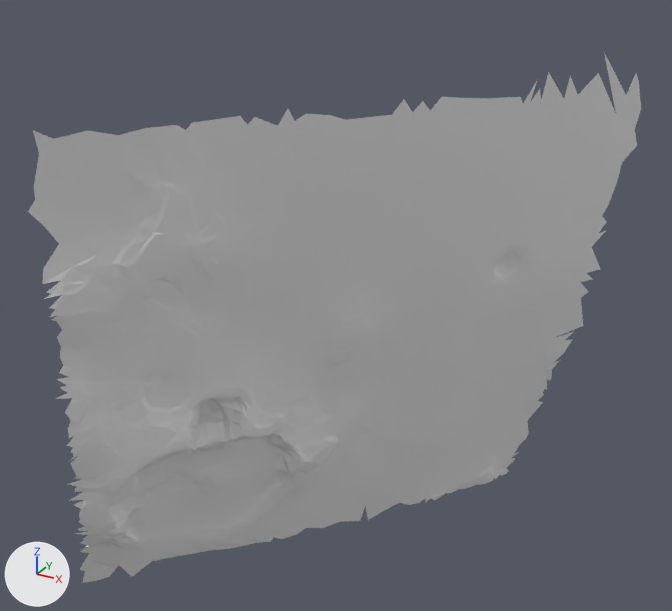
Two versions of the glTF model moon small_tiles/tile_251.glb, one commit apart.
One viewpoint serves both versions: a 50 mm camera at (25.77, -23.57, -3.51) aimed at (21.91, -16.55, -7.02). The lights are fixed; the arrows at lower left show +X, +Y and +Z. The picture after the commit comes second. Vertices at exactly the same position are counted once.

The first picture shows 't251'.
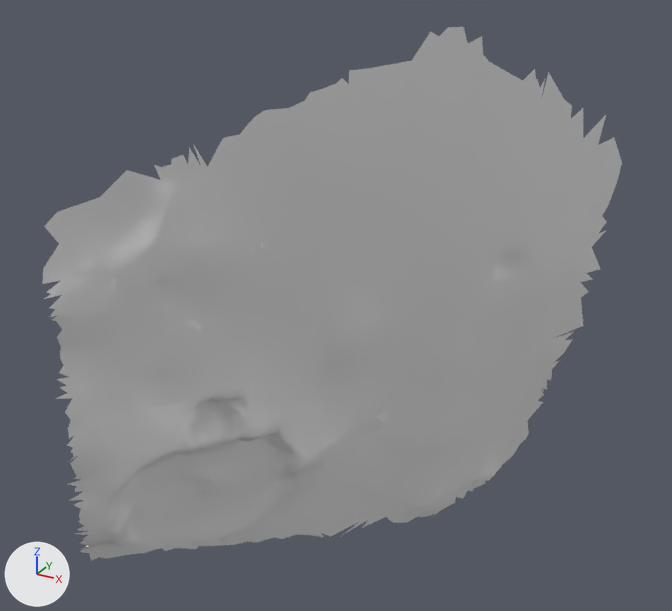
Changed parts and their boxes [x1, y1, x2, y2] in the pictures (672 x 611 px; the box of a moved part takes in the faces that stretch with it):
't251', reshaped
    before: [28, 53, 641, 583]
    after: [43, 27, 622, 561]
part 1 of me_t251, moved or reshaped
    before: [28, 53, 641, 226]
    after: [255, 27, 545, 126]
part 2 of me_t251, reshaped
    before: [80, 452, 518, 583]
    after: [297, 484, 483, 537]

The change in detail:
me_t251 is used by ob_t251; location (0.0, 0.0, 0.0).
me_t251 had 2873 vertices, 5526 faces and spanned x 19.9..24.13, y -19.11..-14.21, z -9.97..-4.7.
me_t251 now has 2904 vertices, 5586 faces and spans x 20.1..24.02, y -19.06..-14.3, z -10.3..-4.41.
Part 1, on me_t251:
34 vertices are removed from x 20.84..24.13, y -19.11..-14.77, z -5.62..-4.7.
66 faces are deleted.
35 vertices are added at x 22.06..23.53, y -17.88..-15.91, z -4.97..-4.41.
65 new faces join them.
Part 2, on me_t251:
46 vertices are removed from x 19.9..23.13, y -18.33..-14.21, z -9.96..-9.52.
89 faces are deleted.
76 vertices are added at x 21.47..22.8, y -16.37..-14.66, z -10.3..-9.88.
150 new faces join them.
